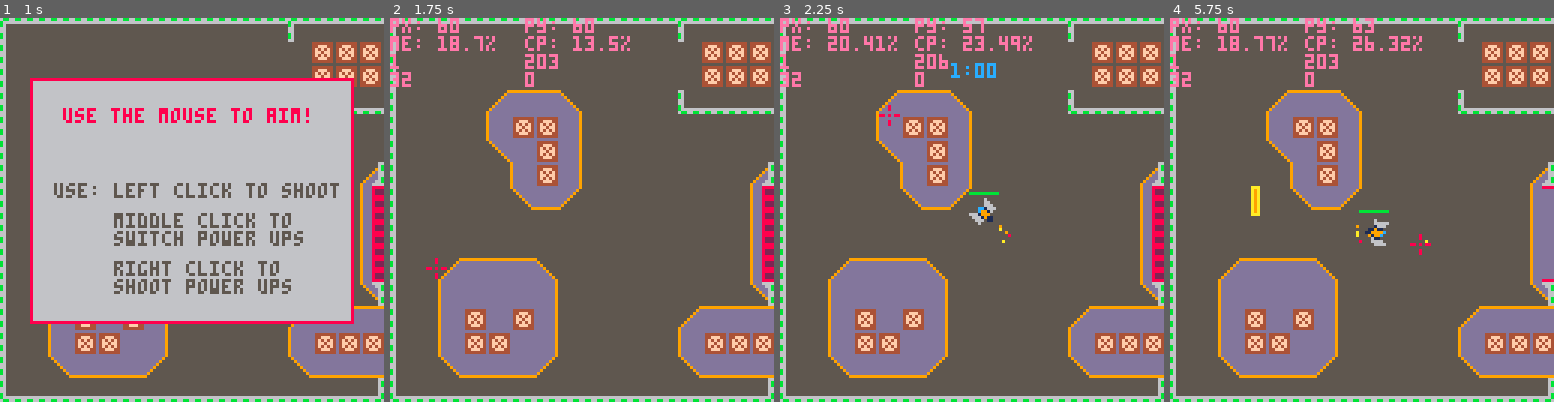
Above: before the commit, frames 1-4 (left to right).
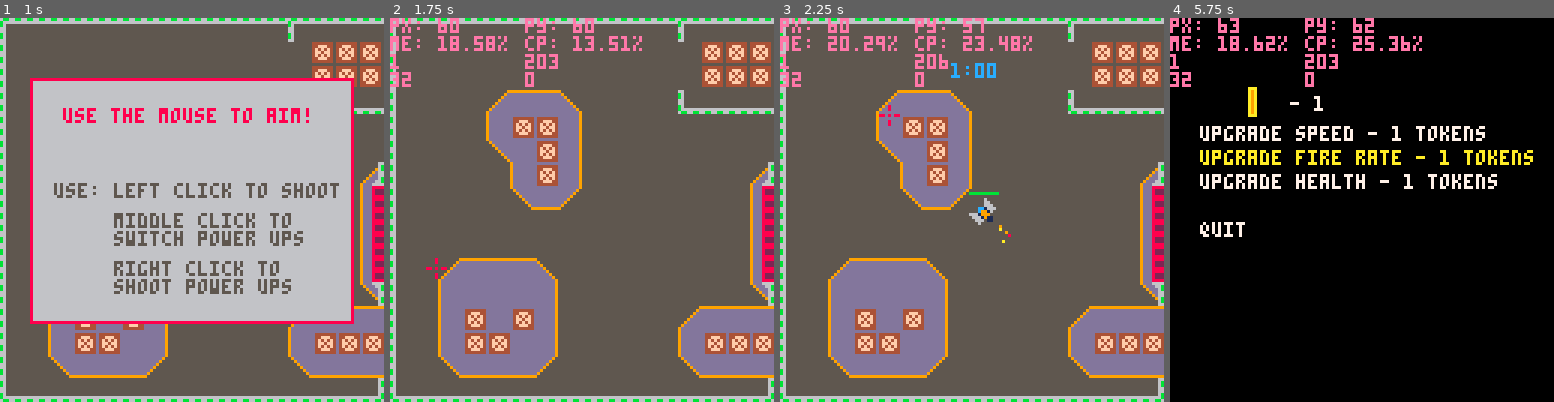
Above: after the commit, the same moments.

Repository: kbrewington/Negation
Game: PICO-8 cartridge negation.p8
The game is run twice, just before and just after one commit, with the same random seed, the same clock (stepped at 60 frames per second) and the same inputs.
Inputs (mouse positions are in pixels of both pictures, inside the frame that each line leads up to):
- Up to frame 1 (1 s): tap X (X key) at 0.33 s; click (280, 121) at 0.67 s; tap O (Z key) at 0.7 s
- Up to frame 2 (1.75 s): tap X (X key) at 1.07 s; click (436, 267) at 1.22 s; hold Right from 1.6 s (still down); tap O (Z key) at 1.7 s
- Up to frame 3 (2.25 s): click (887, 114) at 1.77 s; tap X (X key) at 1.85 s; release Right at 2.1 s; tap O (Z key) at 2.1 s; hold Up from 2.15 s (still down)
- Up to frame 4 (5.75 s): click (1342, 259) at 2.32 s; release Up at 2.42 s; hold Right 2.47-3.03 s; tap O (Z key) every 0.4 s from 2.5 to 5.7 s; click (1404, 106) at 2.87 s; tap X (X key) at 2.97, 4.08, 5.2 s; hold Left 3.08-3.58 s; click (1465, 256) at 3.42 s; hold Down 3.63-3.97 s; click (1231, 102) at 3.97 s; hold Right 4.02-4.68 s; click (1292, 248) at 4.52 s; hold Up 4.73-5.03 s; click (1354, 94) at 5.07 s; hold Left 5.08-5.68 s; click (1419, 244) at 5.62 s; hold Down from 5.73 s (still down)

Frame 1 is identical in both runs. In frame 2, 0.2% of the frame differs, in the area x 21-66%, y 4-9%; in frame 3, 0.1%; in frame 4, 98%, in the area x 0-100%, y 0-100%.

Commit message:
fixed exploding enemies

Diff:
--- a/negation.p8
+++ b/negation.p8
@@ -79,7 +79,6 @@
 boss_hit_anims = {}
 destroyed_bosses = {}
 destroyed_enemies = {}
-exploding_enemies = {}
 water_anim_list = {}
 
 -- inventory
@@ -153,7 +152,7 @@
   yield()
 
   -- 128, 1
-  init_tele_anim(boss(60, 60, 5, 10, 40))
+  init_tele_anim(boss(60, 60, 128, 1, 40))
   yield()
 
   kill_all_enemies(true)
@@ -313,12 +312,13 @@
 
 function enemy(x, y, type, time_spwn)
   local e = {}
-  e.x, e.y, e.speed, e.time, e.b_count =  x, y, .35, time_spwn, 0
+  e.x, e.y, e.time, e.b_count =  x, y, time_spwn, 0
   e.destroy_anim_length, e.destroyed_step, e.drop_prob, e.shoot_distance = 15, 0, 100, 50
   e.destroy_sequence = {135, 136, 135}
   e.drops = {32, 33, 48, 49} -- sprites of drops
   e.explode_distance, e.explode_wait, e.explode_step, e.fire_rate = 15, 15, 0, 20
-  e.exploding, e.dont_move, e.size, e.sprite, e.speed, e.type = false, false, 8, 132, .35, type
+  e.exploding, e.dont_move, e.size, e.sprite, e.speed, e.type = false, false, 8, 132, type
+  e.speed = type == "exploder" and .7 or .35
 
   e.update_xy = function()
                     path = minimum_neighbor(e, player)
@@ -703,7 +703,7 @@
       spr(e.sprite, e.x, e.y)
       pal()
 
-      if (e.explode_step == e.explode_wait) add(exploding_enemies, e)
+      if (e.explode_step == e.explode_wait) add(destroyed_enemies, e)
 
       e.move()
     end
@@ -825,28 +825,28 @@
     draw enemy destruction animation to screen
   ]]
 function step_destroy_animation(e)
-
   if e.destroyed_step <= e.destroy_anim_length then
     spr(e.destroy_sequence[flr(e.destroyed_step/15)+1], e.x, e.y)
+    if e.type == "exploder" then
+      circ(e.x+4, e.y+4, e.destroyed_step%15, 8)
+      if e.destroyed_step >= e.destroy_anim_length then
+        del(destroyed_enemies, e)
+        del(enemy_spawned, e)
+        if distance(e, player) <= 15 and timers["playerlasthit"] == 0 then
+          if player_shield <= 0 then
+            player_hit(1)
+          else
+            player_shield -= .15
+          end
+        end
+      end
+    end
   else
     drop_item(e)
     del(destroyed_enemies, e)
   end
-
   circ(e.x+4, e.y+4, e.destroyed_step%5, 8)
   e.destroyed_step += 1
-
-  if e.type == "exploder" then
-    circ(e.x+4, e.y+4, e.destroyed_step%15, 8)
-    e.destroyed_step += 1
-    if e.destroyed_step >= e.destroy_anim_length then
-      del(destroyed_enemies, e)
-      del(exploding_enemies, e)
-      del(enemy_spawned, e)
-      return true
-    end
-    return false
-  end
 end
 
 function boss_hit_animation(bul)
@@ -946,7 +946,7 @@
       add(player_bullets, bullet(offx, offy, ang+(i*30), spr, friendly, shotgun))
     end
   elseif boss then
-    if (spr == 2) for i=0xffff,1,2 do add(enemy_bullets, bullet(((x + 5) - 16*sin(a / 360)), ((y + 5) - 16*cos(a / 360)), a, spr, friendly)) end; return
+    -- if (spr == 2) for i=0xffff,1,2 do add(enemy_bullets, bullet((x-sin(a/360)),(y-cos(a/360)),a,spr,friendly)) end; return
     add(enemy_bullets, bullet(((x + 5) - 16*sin(a / 360)), ((y + 5) - 16*cos(a / 360)), a, spr, friendly))
   else
     add(enemy_bullets, bullet((x - 8*sin(a / 360)), (y - 8*cos(a / 360)), a, spr, friendly))
@@ -971,14 +971,17 @@
         player_health += 1
         player_tokens -= next_cost[currently_selected]
         next_cost[currently_selected] += 1
+        sfx(17)
     elseif (selection_set[currently_selected] == "fire rate" and player_tokens >= next_cost[currently_selected]) then
         player_fire_rate = max(.1, player_fire_rate-.15)
         player_tokens -= next_cost[currently_selected]
         next_cost[currently_selected] += 1
+        sfx(17)
     elseif (selection_set[currently_selected] == "speed" and player_tokens >= next_cost[currently_selected]) then
         player_speed += .2
         player_tokens -= next_cost[currently_selected]
         next_cost[currently_selected] += 1
+        sfx(17)
     else
       timers["invalid"] = 0.5
       sfx(3)
@@ -994,20 +997,6 @@
     in_skilltree = false
   end
   return
-end
-
-function enem_exploder()
-  for e in all(exploding_enemies) do
-    if step_destroy_animation(e) then
-      if distance(e, player) <= 15 and timers["playerlasthit"] == 0 then
-        if player_shield <= 0 then
-          player_hit(1)
-        else
-          player_shield -= .15
-        end
-      end
-    end
-  end
 end
 
 function fill_enemy_table(level, lvl_timer)
@@ -1287,7 +1276,6 @@
 
     if (not wait.controls or seraph.text == nil) player_shield = max(player_shield - .01,0)
 
-    enem_exploder()
     spawnenemies()
     if (detect_killed_enemies) detect_kill_enemies()
 
@@ -1400,7 +1388,7 @@
 
   if (seraph.text ~= nil) draw_dialog()
 
-  if (timers["playerlasthit"] > 2 --[[player_immune_time]] - 0.5) or (timers["invalid"] > 0) then
+  if (timers["playerlasthit"] > 1.5) or (timers["invalid"] > 0) then
     camera(cos((time()*1000)/3), cos((time()*1000)/2))
   else
     camera()
@@ -1543,7 +1531,7 @@
 
 __gff__
 0000000000000101000000060000000000000000000000000000000000060000000000000001000000000000000000000000000000000000000000000000000000000000000000000000000000000000000000000000000000000000000000000000000000000000000000000000000000000000000000000000000000000000
-0000000000000000000000000000000000000000000000000000000000000000000000000000000000000000000001000000000000000000000000000000000000000002020202020002020000000000000000000200000101010002000000000000000000000001010101000000000000000000000000010100010100000100
+0000000000000000000000000000000000000000000000000000000000000000000000000000000000000000000001000000000000000000000000000000000000000082828282820082820000000000000000008280000101010002000000000000000000000001010101000000000000000000000000010100010100000100
 __map__
 eaefefefefefefefefefefefeaefefeffefafacbccc5dbdbdbdbdbdbdbdbdbc3dcc1dcdce0e0e1f0f0f0f0f0f0f0f0f0f0e5f0e5f5f5f5f5f5f5f5f5f5f5f5c5dbc6f5f5f5f5f5f5f5e9f31d1d1d1d1d1d1d1d1d1d1d1d1d1d1d1d3b3c3b3c3b3c3b3c3b3c3b3c3b3c3b3c1d1d1d1d1d1d1d1d1d1d1d1d1d1d1d1d0000000000
 fecbcbcbcbcbcbcbcbcbcbcbcbfafafafefafacbccc5dbdbdbdbdbdbdbdbc6dcdcdcdce0e1f0f0f0f0f1f0f0f0f0f1f0f0f0f5f5e5f5f5f6f5f5f5f5f5f5f5c5dbc6f5f6f5f5f5f5f5e9f31dc0c01d1d1df3f3f3f31d1d1dc0c01d2b2c2b2c2b2c2b2c2b2c2b2c2b2c2b2c1d1d1d1d1d1d1d1d1d1d1d1d1d1d1d2b0000000000
